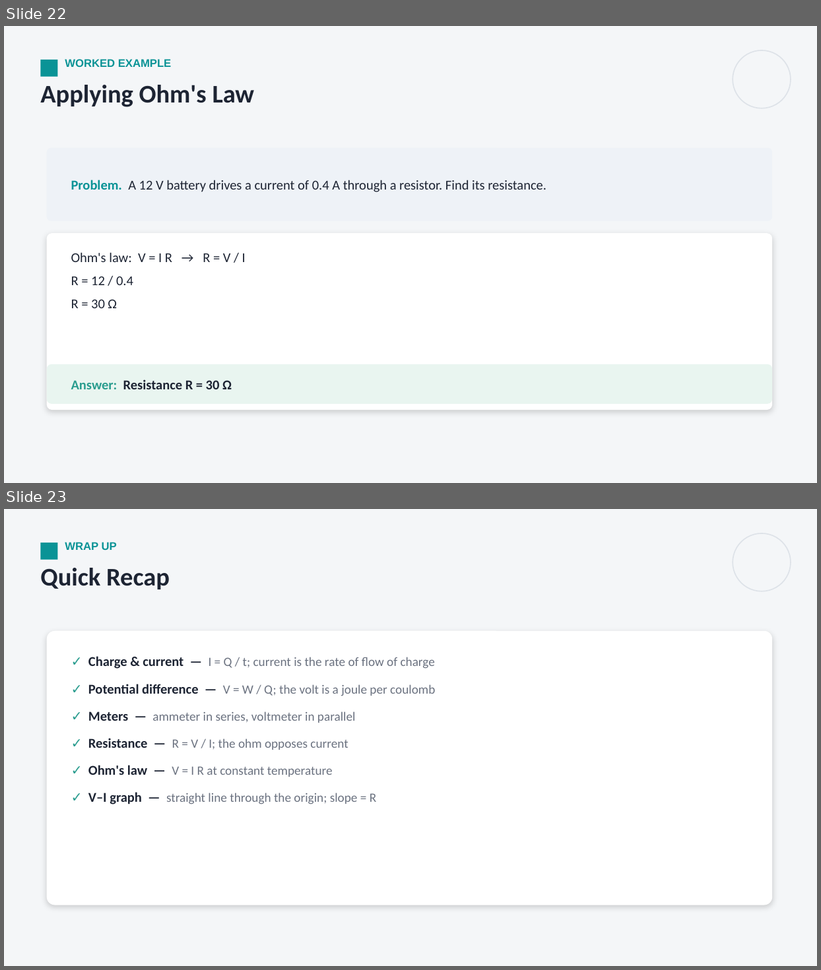
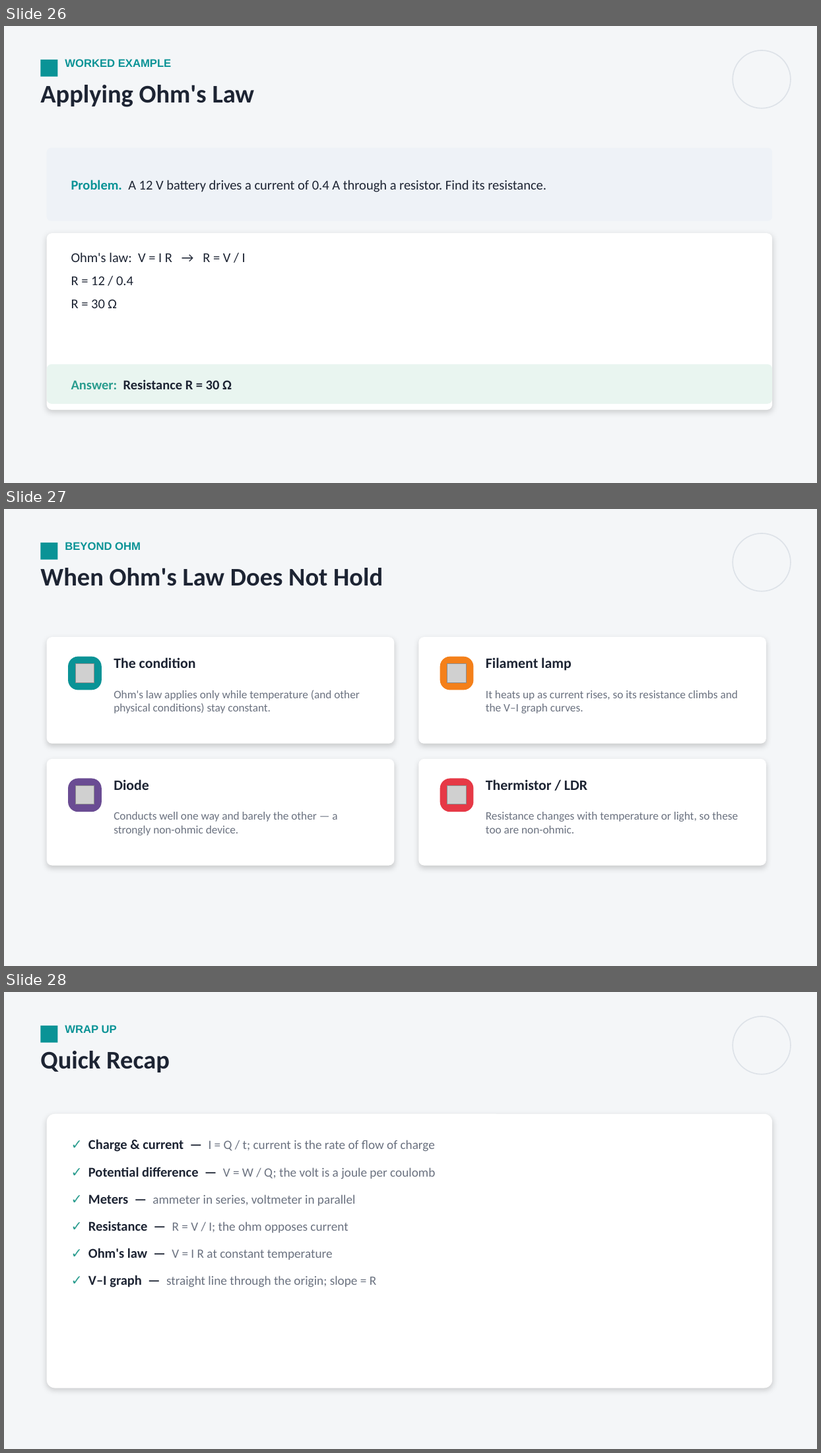
Before and after one commit to parmeshwars2911/MyFirstAR, a slide deck: ppt/Grade10/G10_S75_Current_Electricity_1.pptx. Shown one above the other, each under a label of ours: slides 22 and 23 before the commit, slides 26, 27 and 28 after it. The pictures are 821x970 and 821x1453 pixels, drawn with LibreOffice and Linux fonts; fonts in the diff are those of the drawing; grey boxes stand for pictures. Boxes give left, top, right and bottom in pixels: in the first picture for what was removed or moved away, otherwise in the second. Text is boxed around its words. In the diff, an @@ line names an element or a change of style, - is before the commit and + after.

```diff
--- a/ppt/Grade10/G10_S75_Current_Electricity_1.pptx
+++ b/ppt/Grade10/G10_S75_Current_Electricity_1.pptx
@@ slide 27 added at (x1=4, y1=509, x2=817, y2=966), background #F4F6F8 @@
@@ rectangle added at (x1=40, y1=543, x2=57, y2=560), fill #0A9396 @@
@@ text added at (x1=65, y1=542, x2=141, y2=550), 13 pt, text #0A9396, bold @@
+BEYOND OHM
@@ ellipse added at (x1=733, y1=533, x2=791, y2=591), outline #DDE2E8 1.25 pt @@
@@ text added at (x1=40, y1=568, x2=383, y2=586), 30 pt, text #1D2433, bold @@
+When Ohm's Law Does Not Hold
@@ rounded rectangle added at (x1=47, y1=637, x2=395, y2=744), fill #FFFFFF @@
@@ rounded rectangle added at (x1=418, y1=637, x2=766, y2=744), fill #FFFFFF @@
@@ rounded rectangle added at (x1=68, y1=657, x2=102, y2=690), fill #0A9396 @@
@@ picture added at (x1=75, y1=664, x2=94, y2=683) @@
@@ text added at (x1=114, y1=657, x2=196, y2=668), 17 pt, text #1D2433, bold @@
+The condition
@@ rounded rectangle added at (x1=440, y1=657, x2=474, y2=690), fill #F4801A @@
@@ picture added at (x1=448, y1=664, x2=467, y2=683) @@
@@ text added at (x1=486, y1=657, x2=572, y2=671), 17 pt, text #1D2433, bold @@
+Filament lamp
@@ text added at (x1=114, y1=690, x2=360, y2=714), 13.5 pt, text #6B7280 @@
+Ohm's law applies only while temperature (and other physical conditions) stay constant.
@@ text added at (x1=486, y1=691, x2=738, y2=714), 13.5 pt, text #6B7280 @@
+It heats up as current rises, so its resistance climbs and the V–I graph curves.
@@ rounded rectangle added at (x1=47, y1=759, x2=395, y2=866), fill #FFFFFF @@
@@ rounded rectangle added at (x1=418, y1=759, x2=766, y2=866), fill #FFFFFF @@
@@ rounded rectangle added at (x1=68, y1=779, x2=102, y2=812), fill #6A4C93 @@
@@ text added at (x1=114, y1=780, x2=149, y2=790), 17 pt, text #1D2433, bold @@
+Diode
@@ rounded rectangle added at (x1=440, y1=779, x2=474, y2=812), fill #E63946 @@
@@ text added at (x1=486, y1=780, x2=587, y2=790), 17 pt, text #1D2433, bold @@
+Thermistor / LDR
@@ picture added at (x1=75, y1=786, x2=94, y2=805) @@
@@ picture added at (x1=448, y1=786, x2=467, y2=805) @@
@@ text added at (x1=114, y1=812, x2=337, y2=836), 13.5 pt, text #6B7280 @@
+Conducts well one way and barely the other — a strongly non-ohmic device.
@@ text added at (x1=486, y1=812, x2=738, y2=834), 13.5 pt, text #6B7280 @@
+Resistance changes with temperature or light, so these too are non-ohmic.
@@ what was slide 22 is now slide 26 @@
@@ what was slide 23 is now slide 28 @@
```
Also in this commit, not shown: 1 slide changed, 4 other slides added, 3 other files.
